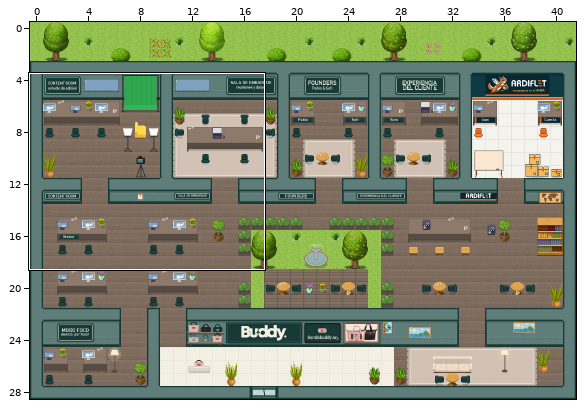
A Tiled map (JSON) gets an edit: oficina.tmj. The picture above shows the old version from afar; the outline marks the close-up.
Close-up. Earlier state:
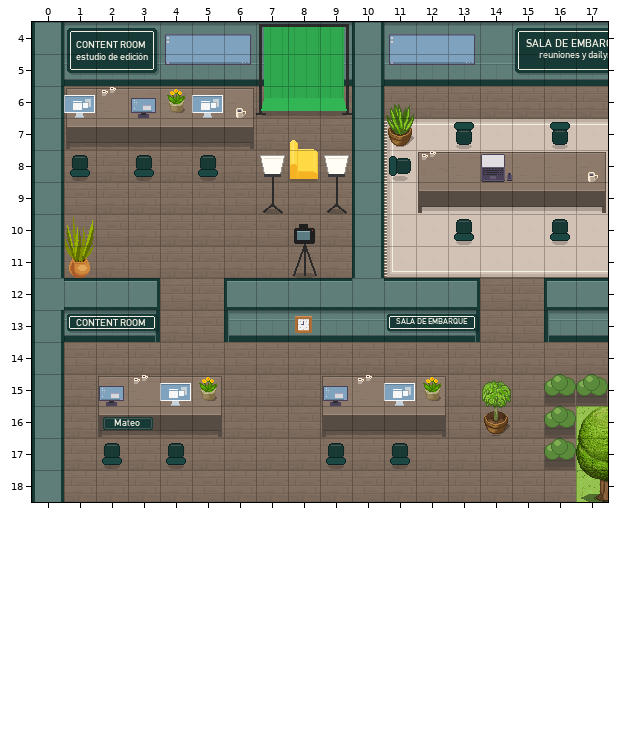
Cells are 32x32 px. Shown: x 0..17, y 4..18. The commit also changed other parts of the map, which this record leaves out. The old version is drawn lined up with the new one.
After the commit:
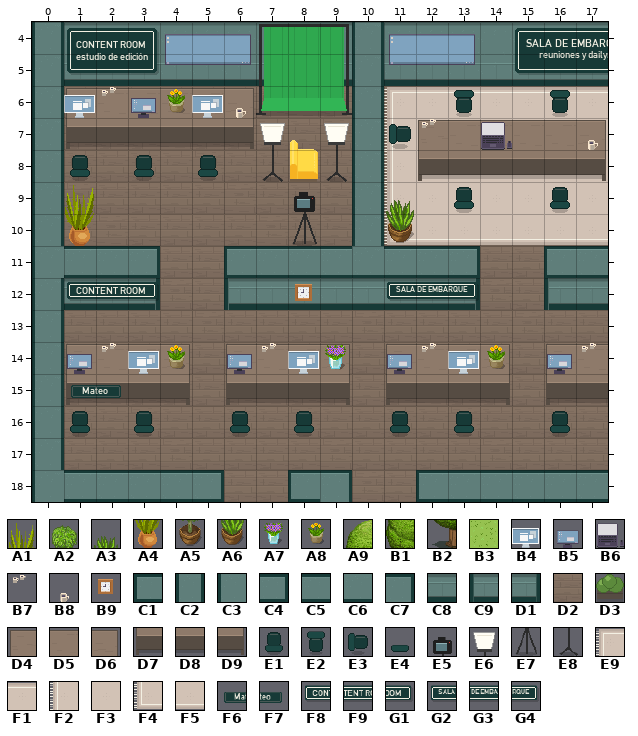
Key: from "WA_Decoration": A1 75, A2 78, A3 79, A4 87, A5 90, A6 91, A7 92, A8 93; from "WA_Exterior": A9 0, B1 25, B2 50, B3 628; from "WA_Miscellaneous": B4 0, B5 1, B6 23, B7 58, B8 59, B9 78; from "buddy_ambiente": C1 2, C2 5, C3 7, C4 8, C5 10, C6 11, C7 12, C8 22, C9 23, D1 24, D2 34, D3 39, D4 40, D5 41, D6 42, D7 43, D8 44, D9 45, E1 46, E2 47, E3 49, E4 50, E5 60, E6 61, E7 68, E8 69, E9 72, F1 73, F2 80, F3 81, F4 88, F5 89; from "buddy_carteles": F6 10, F7 11, F8 12, F9 13, G1 14, G2 16, G3 17, G4 18.
__ is an empty cell, ## one hidden under a higher layer, .. an unchanged one.
Diff:
map size 42x29 -> 42x25 cells
--- layer "floor/floor1"
@@ x 17..17 @@
-16 B3
-17 B3
-18 B3
+16 D2
+17 D2
+18 ##
--- layer "floor/floor2"
@@ x 11..17 @@
- 6 __ __ __ __ __ __ __
- 7 E9 F1 F1 F1 F1 F1 F1
+ 6 E9 F1 F1 F1 F1 F1 F1
+ 7 F2 F3 F3 F3 F3 F3 F3
@@ x 11..17 @@
-10 F2 F3 F3 F3 F3 F3 F3
-11 F4 F5 F5 F5 F5 F5 F5
+10 F4 F5 F5 F5 F5 F5 F5
+11 __ __ __ __ __ __ __
--- layer "walls/walls1"
@@ x 0..17 @@
-11 C2 __ __ __ .. .. __ __ __ __ C2 __ __ __ .. .. __ __
-12 C3 C5 C5 C4 .. .. C1 C5 C5 C5 C6 C5 C5 C4 .. .. C1 C5
-13 .. C8 C8 D1 .. .. C9 C8 C8 C8 C8 C8 C8 D1 .. .. C9 C8
+11 C3 C5 C5 C4 .. .. C1 C5 C5 C5 C6 C5 C5 C4 .. .. C1 C5
+12 C2 C8 C8 D1 .. .. C9 C8 C8 C8 C8 C8 C8 D1 .. .. C9 C8
+13 .. __ __ __ .. .. __ __ __ __ __ __ __ __ .. .. __ __
@@ x 0..17 @@
-18 C2 __ __ __ __ __ .. .. __ __ .. .. __ __ __ __ __ __
+18 C3 C5 C5 C5 C5 C4 .. .. C1 C7 .. .. C1 C5 C5 C5 C5 C5
--- layer "walls/walls2"
@@ x 1..13 @@
-12 __ __ __ .. .. .. .. __ .. .. __ __ __
-13 F8 F9 G1 .. .. .. .. B9 .. .. G2 G3 G4
+12 F8 F9 G1 .. .. .. .. B9 .. .. G2 G3 G4
+13 __ __ __ .. .. .. .. __ .. .. __ __ __
--- layer "furniture/furniture1"
@@ x 12..17 @@
- 7 __ __ __ __ __ __
- 8 D4 D5 D5 D5 D5 D6
- 9 D7 D8 D8 D8 D8 D9
+ 7 D4 D5 D5 D5 D5 D6
+ 8 D7 D8 D8 D8 D8 D9
+ 9 __ __ __ __ __ __
@@ x 1..17 @@
-14 __ __ __ __ .. __ __ __ __ .. __ __ __ __ .. __ __
-15 __ D4 D5 D5 D6 __ __ __ D4 D5 D5 D6 __ __ .. D3 D3
-16 .. D7 D8 D8 D9 .. .. .. D7 D8 D8 D9 .. .. .. D3 ..
-17 .. .. .. .. .. .. .. .. .. .. .. .. .. .. .. D3 ..
+14 D4 D5 D5 D6 .. D4 D5 D5 D6 .. D4 D5 D5 D6 .. D4 D5
+15 D7 D8 D8 D9 __ D7 D8 D8 D9 __ D7 D8 D8 D9 .. D7 D8
+16 .. __ __ __ __ .. .. .. __ __ __ __ .. .. .. __ ..
+17 .. .. .. .. .. .. .. .. .. .. .. .. .. .. .. __ ..
--- layer "furniture/furniture2"
@@ x 1..16 @@
- 6 .. .. .. .. .. .. .. .. .. .. A3 .. __ .. .. __
- 7 .. .. .. .. .. .. __ .. __ .. A6 .. E2 .. .. E2
- 8 .. .. .. .. .. .. E6 .. E6 .. E3 .. .. .. .. ..
- 9 __ .. .. .. .. .. E8 __ E8 .. __ .. __ .. .. __
-10 A1 .. .. .. .. .. .. E5 .. .. __ .. E1 .. .. E1
-11 A4 .. .. .. .. .. .. E7 .. .. .. .. .. .. .. ..
+ 6 .. .. .. .. .. .. .. .. .. .. __ .. E2 .. .. E2
+ 7 .. .. .. .. .. .. E6 .. E6 .. E3 .. __ .. .. __
+ 8 .. .. .. .. .. .. E8 .. E8 .. __ .. .. .. .. ..
+ 9 A1 .. .. .. .. .. __ E5 __ .. A3 .. E1 .. .. E1
+10 A4 .. .. .. .. .. .. E7 .. .. A6 .. __ .. .. __
+11 __ .. .. .. .. .. .. __ .. .. .. .. .. .. .. ..
@@ x 1..16 @@
-15 .. .. .. .. .. .. .. .. .. .. .. .. .. A2 .. ..
-16 __ .. __ .. .. __ .. __ .. .. __ .. __ A5 .. __
-17 .. E1 .. E1 .. .. .. .. E1 .. E1 .. .. .. .. ..
+15 .. .. .. .. .. .. .. .. .. .. .. .. .. __ .. ..
+16 E1 .. E1 .. .. E1 .. E1 .. .. E1 .. E1 __ .. E1
+17 .. __ .. __ .. .. .. .. __ .. __ .. .. .. .. ..
--- layer "furniture/furniture3"
@@ x 12..17 @@
- 7 __ .. __ .. .. __
- 8 B7 .. B6 .. .. B8
+ 7 B7 .. B6 .. .. B8
+ 8 __ .. __ .. .. __
@@ x 1..17 @@
-14 __ __ __ __ .. __ __ __ __ .. __ __ __ __ .. __ __
-15 __ B5 B7 B4 A8 .. .. .. B5 B7 B4 A8 .. .. .. .. ..
-16 .. F6 F7 .. .. .. .. .. .. .. .. .. .. .. .. .. ..
+14 B5 B7 B4 A8 .. B5 B7 B4 A7 .. B5 B7 B4 A8 .. B5 B7
+15 F6 F7 __ __ __ .. .. .. __ __ __ __ .. .. .. .. ..
+16 .. __ __ .. .. .. .. .. .. .. .. .. .. .. .. .. ..
@@ x 17..17 @@
-18 B2
+18 __
--- layer "above/above1"
@@ x 13..16 @@
- 9 __ .. .. __
-10 E4 .. .. E4
+ 9 E4 .. .. E4
+10 __ .. .. __
@@ x 1..16 @@
-16 __ .. __ .. .. __ .. __ .. .. __ .. __ .. .. __
-17 .. E4 .. E4 .. .. .. .. E4 .. E4 .. .. .. .. ..
+16 E4 .. E4 .. .. E4 .. E4 .. .. E4 .. E4 .. .. E4
+17 .. __ .. __ .. .. .. .. __ .. __ .. .. .. .. ..
--- layer "above/above2"
@@ x 17..17 @@
-16 A9
-17 B1
+16 __
+17 __
Pixel boxes of the changes (left, top, right, bottom) in both close-ups:
changed: (61, 87, 608, 502)
